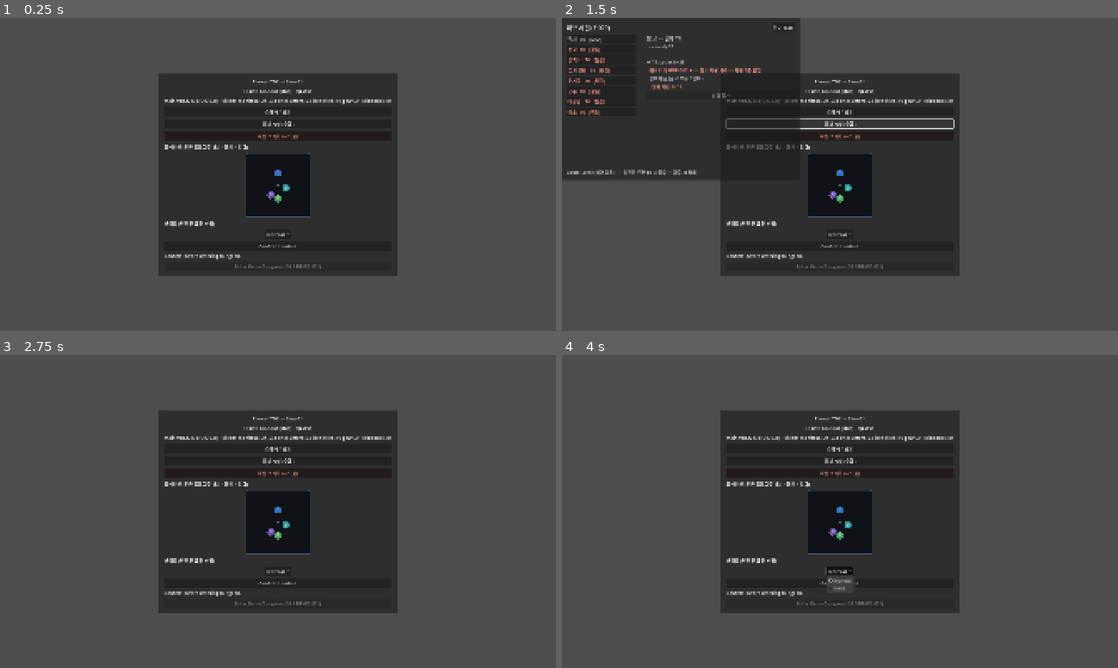
Above: before the commit, frames 1-4 (two rows, left to right).
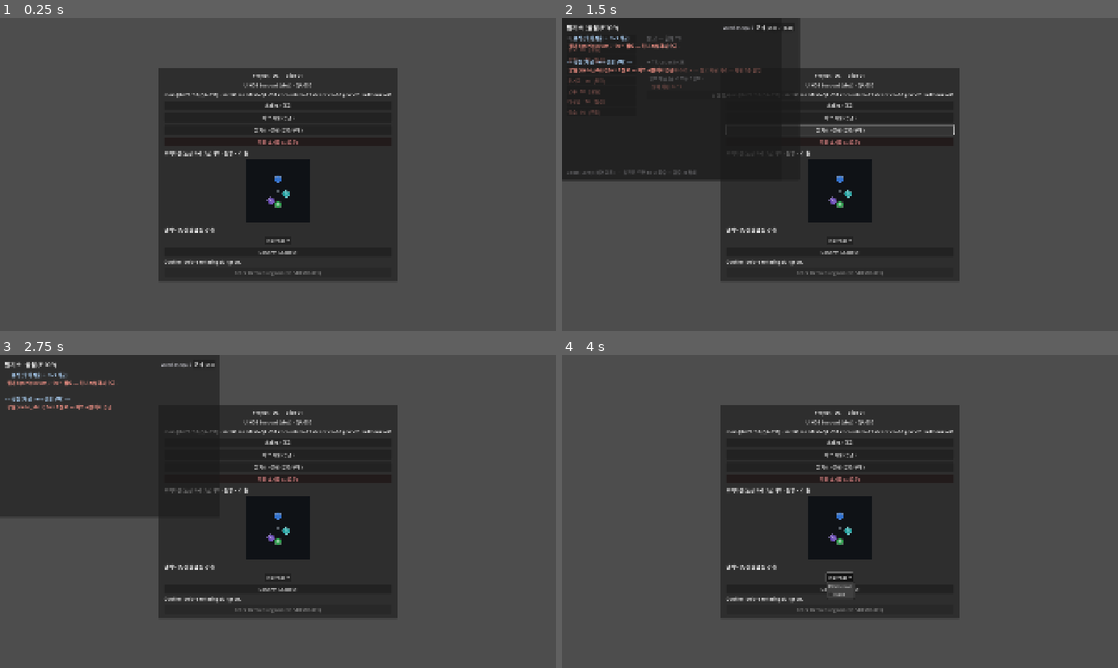
Above: after the commit, the same moments.

Repository: haepari1019/project_tdc_game
Game: Godot game, scene res://scenes/main.tscn
The game is run twice, just before and just after one commit, with the same random seed, the same clock (stepped at 60 frames per second) and the same inputs.
Inputs (mouse positions are in pixels of both pictures, inside the frame that each line leads up to):
- Up to frame 1 (0.25 s): no input
- Up to frame 2 (1.5 s): click "허브 시설 (승급)" at 0.5 s; click "허브 시설 (승급)" (after the commit: "필기소 · 상점 (분석/구매)") at 1.25 s
- Up to frame 3 (2.75 s): click "닫기 (Esc)" at 2 s
- Up to frame 4 (4 s): click (767, 364) at 2.75 s, where only the run after the commit has a clickable "닫기 (Esc)"; click "Normal" at 3.5 s

The runs differ from the first frame. In frame 1, 4.4% of the frame differs, in the area x 28-72%, y 16-84%; in frame 2, 6.5%; in frame 3, 20%, in the area x 0-72%, y 0-84%; in frame 4, 4.5%.

Commit message:
feat: P2-S6b-1b 분석·상점 허브 UI (hub_economy_panel)
S6b-1a economy 로직 위에 UI 레이어:
- hub_economy_panel.gd (풀스크린 오버레이, facilities 패널 패턴):
  · 분석 섹션 — 스태시 보유 스킬북별 "분석 의뢰" → submit_analysis + 책 소멸,
    progress n/3·해금 표시. scriptorium T1 게이트 안내.
  · 상점 섹션 — 해금 base 목록 + ward_scrap 잔액 + "구매"(buy_raw → Stash.add_skillbook).
    scribe_shop T1 게이트·scrap 부족 시 버튼 비활성.
  · economy_changed 시그널로 자동 갱신.
- main.gd "필기소 · 상점" 허브 버튼.
- Stash.add_skillbook 추가(상점 생본 → 스태시).

검증: ci_smoke(허브 패널 부팅·컴파일) PASS. 분석/구매 거동 = F5.
DRIFT-060(UI 완료)·IMPL-DEC-020.

Co-Authored-By: Claude Opus 4.8 (1M context) <noreply@anthropic.com>

Diff:
--- a/scripts/autoload/stash.gd
+++ b/scripts/autoload/stash.gd
@@ -95,6 +95,14 @@
 	return true
 
 
+## Add one owned skillbook to the stash (shop 구매 / 회수). F-009 상점 생본은 affix 없음(base만 보관).
+func add_skillbook(base_ability_id: String) -> void:
+	if base_ability_id.is_empty():
+		return
+	skillbooks.append(base_ability_id)
+	save_stash()
+
+
 ## Permanently remove one owned skillbook from the stash (hub 버리기). True if it was present.
 func remove_skillbook(base_ability_id: String) -> bool:
 	var i := skillbooks.find(base_ability_id)
--- a/scripts/main.gd
+++ b/scripts/main.gd
@@ -11,6 +11,7 @@
 const FormationEditor := preload("res://scripts/ui/inventory/formation_editor.gd")
 const UnitVisuals := preload("res://scripts/core/unit_visuals.gd")
 const HubFacilitiesPanel := preload("res://scripts/ui/hub_facilities_panel.gd")  # UI-029 시설 승급
+const HubEconomyPanel := preload("res://scripts/ui/hub_economy_panel.gd")        # F-009 분석·상점
 
 @onready var _status: Label = $Panel/Margin/VBox/Status
 @onready var _loadout: VBoxContainer = $Panel/Margin/VBox/LoadoutStub
@@ -76,6 +77,14 @@
 	facilities_btn.pressed.connect(facilities_panel.open_panel)
 	$Panel/Margin/VBox.add_child(facilities_btn)
 	$Panel/Margin/VBox.move_child(facilities_btn, _loadout.get_index())
+	# F-009 필기소·상점 — 스킬북 분석(해금) + 생본 구매(ward_scrap). 풀스크린 오버레이.
+	var economy_panel := HubEconomyPanel.new()
+	add_child(economy_panel)
+	var economy_btn := Button.new()
+	economy_btn.text = "필기소 · 상점 (분석/구매)"
+	economy_btn.pressed.connect(economy_panel.open_panel)
+	$Panel/Margin/VBox.add_child(economy_btn)
+	$Panel/Margin/VBox.move_child(economy_btn, _loadout.get_index())
 	# 저장 초기화 (테스트/디버그) — 스태시·백팩·허브 메타를 데모 시드로. 확인 다이얼로그로 보호.
 	var reset_btn := Button.new()
 	reset_btn.text = "저장 초기화 (시드로)"
--- /dev/null
+++ b/scripts/ui/hub_economy_panel.gd
@@ -0,0 +1,192 @@
+extends Control
+## F-009 §3.5 / UI-029 — 스킬북 분석·상점 패널. ① 분석: 스태시 보유 책을 의뢰 제출(소멸) → progress
+## N=3 → 상점 해금. ② 상점: 해금된 base의 생본(affix 없음)을 ward_scrap로 구매 → 스태시. 게이트:
+## scriptorium T1 = 분석, scribe_shop Tier = 구매 tier 상한. 규칙·통화 = HubProfile. ref: F-009 · D-018 §7.1.
+
+const OK := Color(0.62, 1.0, 0.62)
+const BAD := Color(1.0, 0.6, 0.55)
+const DIM := Color(0.75, 0.75, 0.78)
+const SHOP_TIER := "Basic"   # 데모 상점은 Basic 생본 판매(Adv/Master는 loot; per-AB tier 데이터 후속)
+
+var _scrap_lbl: Label
+var _analysis_box: VBoxContainer
+var _shop_box: VBoxContainer
+# Runtime path (parse-time global 회피 — 새 autoload 미등록 에디터에서도 컴파일). main.gd 패턴.
+@onready var _hub: Node = get_node_or_null("/root/HubProfile")
+@onready var _stash: Node = get_node_or_null("/root/Stash")
+
+
+func _ready() -> void:
+	set_anchors_preset(Control.PRESET_FULL_RECT)
+	visible = false
+	var dim := ColorRect.new()
+	dim.color = Color(0, 0, 0, 0.85)
+	dim.set_anchors_preset(Control.PRESET_FULL_RECT)
+	dim.mouse_filter = Control.MOUSE_FILTER_STOP
+	add_child(dim)
+
+	var center := CenterContainer.new()
+	center.set_anchors_preset(Control.PRESET_FULL_RECT)
+	center.mouse_filter = Control.MOUSE_FILTER_IGNORE
+	add_child(center)
+	var win := PanelContainer.new()
+	win.custom_minimum_size = Vector2(760, 560)
+	center.add_child(win)
+	var margin := MarginContainer.new()
+	for s in ["margin_left", "margin_right", "margin_top", "margin_bottom"]:
+		margin.add_theme_constant_override(s, 16)
+	win.add_child(margin)
+	var root := VBoxContainer.new()
+	root.add_theme_constant_override("separation", 8)
+	margin.add_child(root)
+
+	var titlebar := HBoxContainer.new()
+	root.add_child(titlebar)
+	var title := Label.new()
+	title.text = "필기소 · 상점 (F-009)"
+	title.add_theme_font_size_override("font_size", 20)
+	title.size_flags_horizontal = Control.SIZE_EXPAND_FILL
+	titlebar.add_child(title)
+	_scrap_lbl = Label.new()
+	_scrap_lbl.add_theme_font_size_override("font_size", 16)
+	titlebar.add_child(_scrap_lbl)
+	var close := Button.new()
+	close.text = "닫기 (Esc)"
+	close.pressed.connect(close_panel)
+	titlebar.add_child(close)
+
+	var scroll := ScrollContainer.new()
+	scroll.size_flags_vertical = Control.SIZE_EXPAND_FILL
+	scroll.size_flags_horizontal = Control.SIZE_EXPAND_FILL
+	root.add_child(scroll)
+	var col := VBoxContainer.new()
+	col.add_theme_constant_override("separation", 4)
+	col.size_flags_horizontal = Control.SIZE_EXPAND_FILL
+	scroll.add_child(col)
+
+	_header(col, "── 분석 (의뢰 제출 → N=3 해금) ──")
+	_analysis_box = VBoxContainer.new()
+	_analysis_box.add_theme_constant_override("separation", 2)
+	col.add_child(_analysis_box)
+	_header(col, "\n── 상점 (해금 base 생본 구매) ──")
+	_shop_box = VBoxContainer.new()
+	_shop_box.add_theme_constant_override("separation", 2)
+	col.add_child(_shop_box)
+
+	if _hub != null and _hub.has_signal("economy_changed"):
+		_hub.economy_changed.connect(_refresh)
+
+
+func open_panel() -> void:
+	visible = true
+	_refresh()
+
+
+func close_panel() -> void:
+	visible = false
+
+
+func _unhandled_input(event: InputEvent) -> void:
+	if visible and event.is_action_pressed("ui_cancel"):
+		close_panel()
+		get_viewport().set_input_as_handled()
+
+
+func _refresh() -> void:
+	if not visible or _hub == null:
+		return
+	_scrap_lbl.text = "ward_scrap: %d" % int(_hub.scrap())
+	_scrap_lbl.modulate = OK if int(_hub.scrap()) > 0 else DIM
+	_refresh_analysis()
+	_refresh_shop()
+
+
+## Owned (stash) skillbooks → 의뢰 버튼. 게이트: scriptorium T1. 해금된 base는 '해금됨' 표시(거부).
+func _refresh_analysis() -> void:
+	for c in _analysis_box.get_children():
+		c.queue_free()
+	var can: bool = _hub.has_method("can_analyze") and _hub.can_analyze()
+	if not can:
+		_lbl(_analysis_box, "  필기소(scriptorium) Tier 1 필요 — 허브 시설에서 승급.", BAD)
+		return
+	if _stash == null:
+		return
+	var counts: Dictionary = {}
+	for b in _stash.skillbooks:
+		counts[String(b)] = int(counts.get(String(b), 0)) + 1
+	if counts.is_empty():
+		_lbl(_analysis_box, "  스태시에 분석할 스킬북 없음 — 던전에서 회수해 스태시에 보관.", DIM)
+		return
+	for base in counts:
+		var m: Dictionary = Slice01Data.get_skillbook_master(String(base))
+		var disp: String = String(m.get("display_name", base))
+		var row := HBoxContainer.new()
+		if _hub.is_shop_unlocked(String(base)):
+			_lbl(row, "%s — 보유 %d · 해금됨 ✓" % [disp, int(counts[base])], OK)
+		else:
+			var p: int = _hub.analysis_count(String(base))
+			_lbl(row, "%s — 보유 %d · 분석 %d/%d" % [disp, int(counts[base]), p, int(_hub.ANALYSIS_REQUIRED)], DIM)
+			var btn := Button.new()
+			btn.text = "분석 의뢰 (책 1권 소멸)"
+			var b: String = String(base)
+			btn.pressed.connect(func() -> void: _on_analyze(b))
+			row.add_child(btn)
+		_analysis_box.add_child(row)
+
+
+## Unlocked bases → 구매 버튼. 게이트: scribe_shop Tier ≥ 1 (Basic 판매). 구매 = ward_scrap 차감 + 스태시.
+func _refresh_shop() -> void:
+	for c in _shop_box.get_children():
+		c.queue_free()
+	if int(_hub.shop_tier_ceiling()) < 1:
+		_lbl(_shop_box, "  상점(scribe_shop) Tier 1 필요 — 허브 시설에서 승급.", BAD)
+		return
+	var unlocked: Dictionary = _hub.shop_listing_unlocked
+	var any := false
+	for base in unlocked:
+		if not bool(unlocked[base]):
+			continue
+		any = true
+		var m: Dictionary = Slice01Data.get_skillbook_master(String(base))
+		var disp: String = String(m.get("display_name", base))
+		var price: int = int(_hub.shop_price(SHOP_TIER))
+		var row := HBoxContainer.new()
+		_lbl(row, "%s — %s 생본 · %d scrap" % [disp, SHOP_TIER, price], DIM)
+		var btn := Button.new()
+		btn.text = "구매"
+		btn.disabled = int(_hub.scrap()) < price
+		var b: String = String(base)
+		btn.pressed.connect(func() -> void: _on_buy(b))
+		row.add_child(btn)
+		_shop_box.add_child(row)
+	if not any:
+		_lbl(_shop_box, "  해금된 스킬북 없음 — 위에서 분석 3회로 해금.", DIM)
+
+
+func _on_analyze(base: String) -> void:
+	var r: Dictionary = _hub.submit_analysis(base)
+	if bool(r.get("ok", false)) and _stash != null:
+		_stash.remove_skillbook(base)   # 의뢰 = 인스턴스 소멸 (F-009 §3.5)
+	_refresh()
+
+
+func _on_buy(base: String) -> void:
+	var r: Dictionary = _hub.buy_raw(base, SHOP_TIER)
+	if bool(r.get("ok", false)) and _stash != null:
+		_stash.add_skillbook(base)      # 생본(affix 없음) → 스태시
+	_refresh()
+
+
+func _header(parent: Node, text: String) -> void:
+	var l := Label.new()
+	l.text = text
+	l.modulate = Color(0.7, 0.85, 1.0)
+	parent.add_child(l)
+
+
+func _lbl(parent: Node, text: String, col: Color) -> void:
+	var l := Label.new()
+	l.text = text
+	l.modulate = col
+	l.size_flags_horizontal = Control.SIZE_EXPAND_FILL
+	parent.add_child(l)
Not shown, added: scripts/ui/hub_economy_panel.gd.uid
Not shown, changed: IMPL_COVERAGE.md
Not shown, changed: docs/ROADMAP_P2_FullCoverage.md
Not shown, changed: docs/SPEC_DRIFT.md
